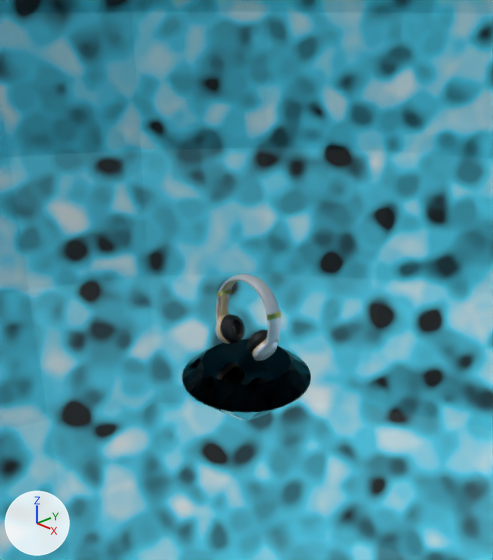
Two versions of the Blender file Release_Example.blend, one commit apart.
Both versions are drawn from a camera (50 mm lens) standing at (5.09, -4.79, 3.98) and looking at (-0.1, 0.1, 0.86). The axes (+X, +Y, +Z) are drawn at lower left. The lights are the same throughout.

Objects in the first picture: 'Diamond', 'Headphones', 'Sphere'.
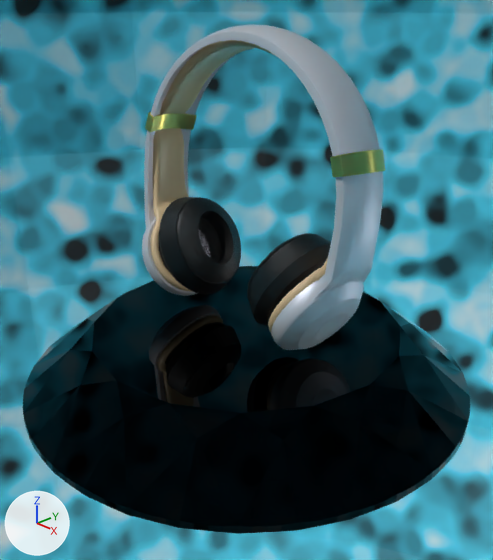
ob_rotator_axis is not drawn itself; it is the parent of ob_diamond.
ob_beats_styled_wireless_headphones is not drawn itself; it is the parent of ob_headphones.

Patch to the scene script:
```diff
--- a/Release_Example.blend.py
+++ b/Release_Example.blend.py
@@ ob_rotator_axis @@
 ob_rotator_axis.rotation_euler = (0.0, 0.0, 0.000301)  # degrees (0, 0, 0)
-ob_rotator_axis.scale = (0.679, 0.679, 0.679)
+ob_rotator_axis.scale = (2.27, 2.27, 2.27)
@@ ob_beats_styled_wireless_headphones @@
 ob_beats_styled_wireless_headphones = bpy.data.objects.new('Beats Styled Wireless headphones', None)
-ob_beats_styled_wireless_headphones.location = (0.0, 0.0, 0.322)
+ob_beats_styled_wireless_headphones.location = (0.0, 0.0, 1.471)
 ob_beats_styled_wireless_headphones.rotation_euler = (1.571, 0.0, 0.0)  # degrees (90, 0, 0)
-ob_beats_styled_wireless_headphones.scale = (0.218, 0.218, 0.218)
+ob_beats_styled_wireless_headphones.scale = (0.733, 0.733, 0.733)
```

Where the change shows, as pixel boxes [x1, y1, x2, y2] in the pictures (493 x 560 px):
'Diamond', rescaled (245% wider, 220% taller): before [182, 339, 311, 422]; after [23, 266, 470, 534]
'Headphones', moved, rescaled (264% wider, 272% taller): before [215, 274, 281, 361]; after [142, 24, 385, 350]
'Secondary', moved, rescaled (258% wider, 286% taller): before [218, 280, 267, 355]; after [150, 40, 328, 332]
'Fabric', moved, rescaled: before [233, 322, 239, 334]; after [198, 219, 220, 262]
